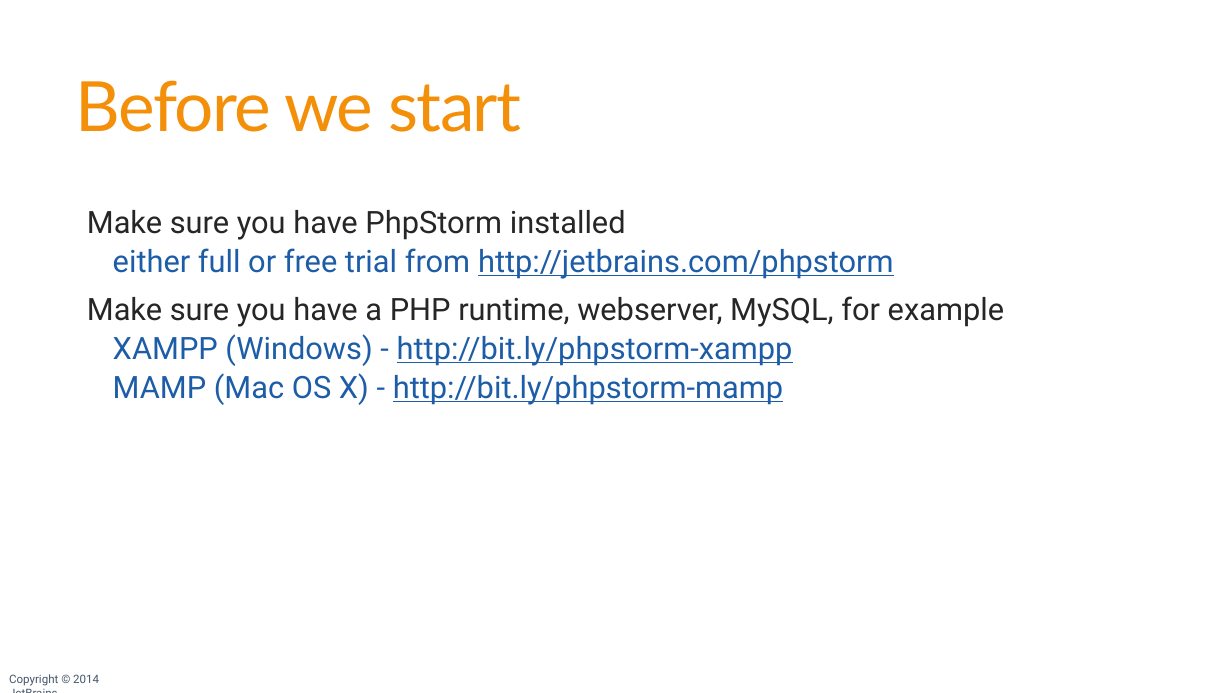
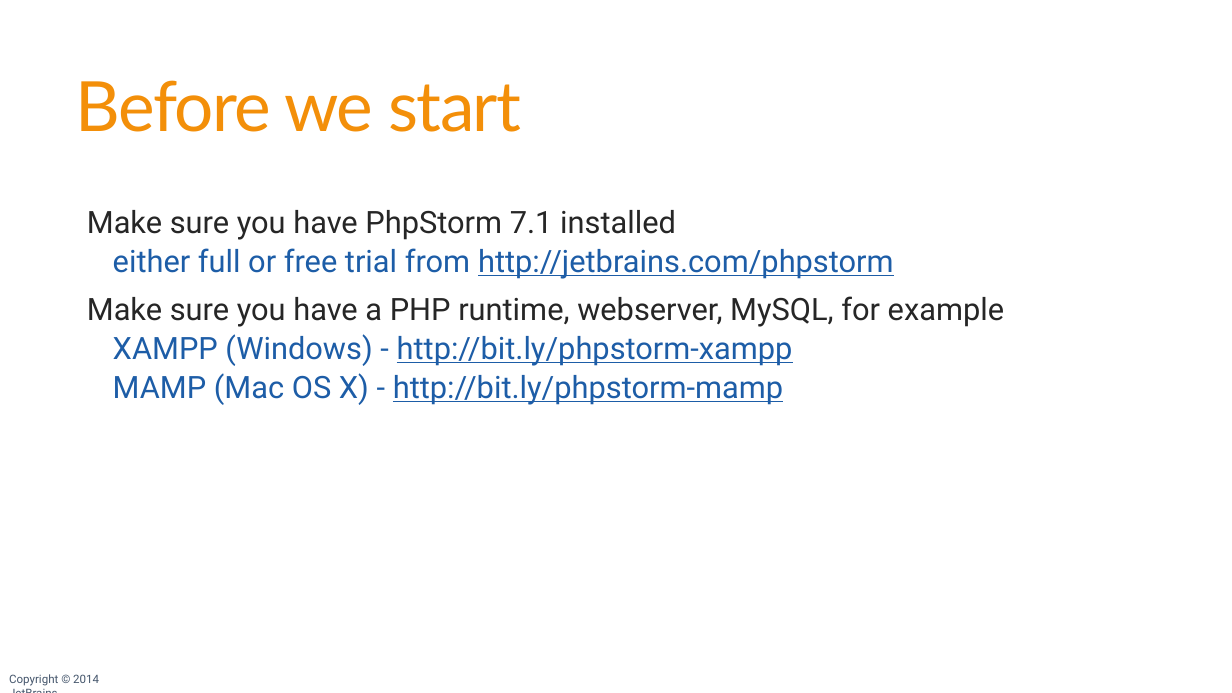
Before and after one commit to JetBrains/phpstorm-workshop, a slide deck: slide 2 of PhpStorm Workshop.pptx. Drawn at 1232x693 pixels with LibreOffice and Linux fonts; fonts in the diff are those of the drawing; background and template pictures are left out. Boxes give left, top, right and bottom in pixels: in the first picture for what was removed or moved away, otherwise in the second. Text is boxed around its words. In the diff, an @@ line names an element or a change of style, - is before the commit and + after.

```diff
--- a/PhpStorm Workshop.pptx
+++ b/PhpStorm Workshop.pptx
@@ text at (x1=87, y1=210, x2=676, y2=240): text changed @@
-  Make sure you have PhpStorm installed
+  Make sure you have PhpStorm 7.1 installed
```
Also in this commit, not shown: 14 other slides changed, 5 slides added, 2 slides removed, 1 other file.
